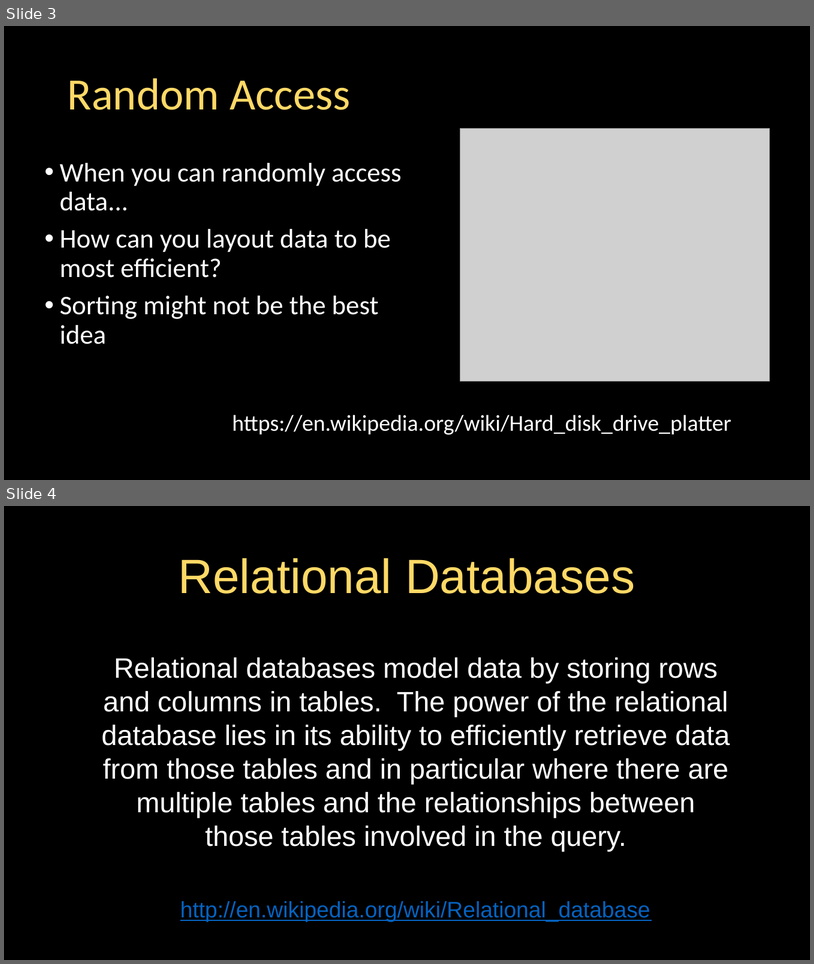
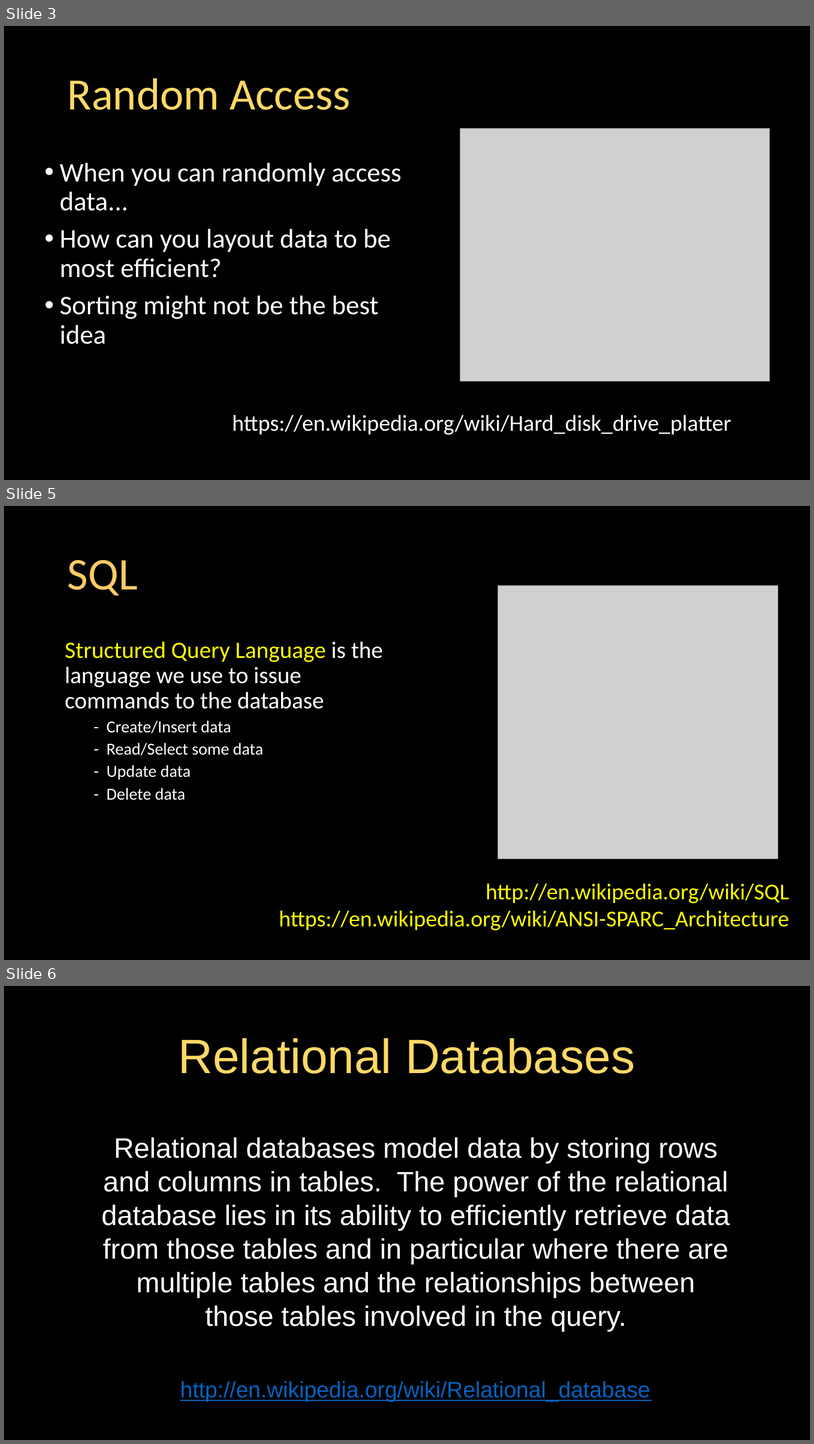
Before and after one commit to csev/dj4e, a slide deck: lectures/SQL-01-Basics.pptx. Shown one above the other, each under a label of ours: slides 3 and 4 before the commit, slides 3, 5 and 6 after it; the slides between them are not shown. The pictures are 814x964 and 814x1444 pixels, drawn with LibreOffice and Linux fonts; fonts in the diff are those of the drawing; grey boxes stand for pictures. Boxes give left, top, right and bottom in pixels: in the first picture for what was removed or moved away, otherwise in the second. Text is boxed around its words. In the diff, an @@ line names an element or a change of style, - is before the commit and + after.

```diff
--- a/lectures/SQL-01-Basics.pptx
+++ b/lectures/SQL-01-Basics.pptx
@@ slide 5 added at (4,506,810,960), background #000000 @@
@@ title added at (68,560,138,595), 54 pt, text #FFCC66 @@
+SQL
@@ picture added at (498,585,779,859) @@
@@ text added at (65,641,383,800), 28 pt, text #FFFFFF @@
+Structured Query Language is the language we use to issue commands to the database
+    - Create/Insert data
+    - Read/Select some data
+    - Update data
+    - Delete data
@@ text added at (279,883,789,930), 27 pt, text #FFFF00 @@
+http://en.wikipedia.org/wiki/SQL
+https://en.wikipedia.org/wiki/ANSI-SPARC_Architecture
@@ what was slide 4 is now slide 6 @@
```
Also in this commit, not shown: 1 slide changed, 1 other slide added, 1 other file.
